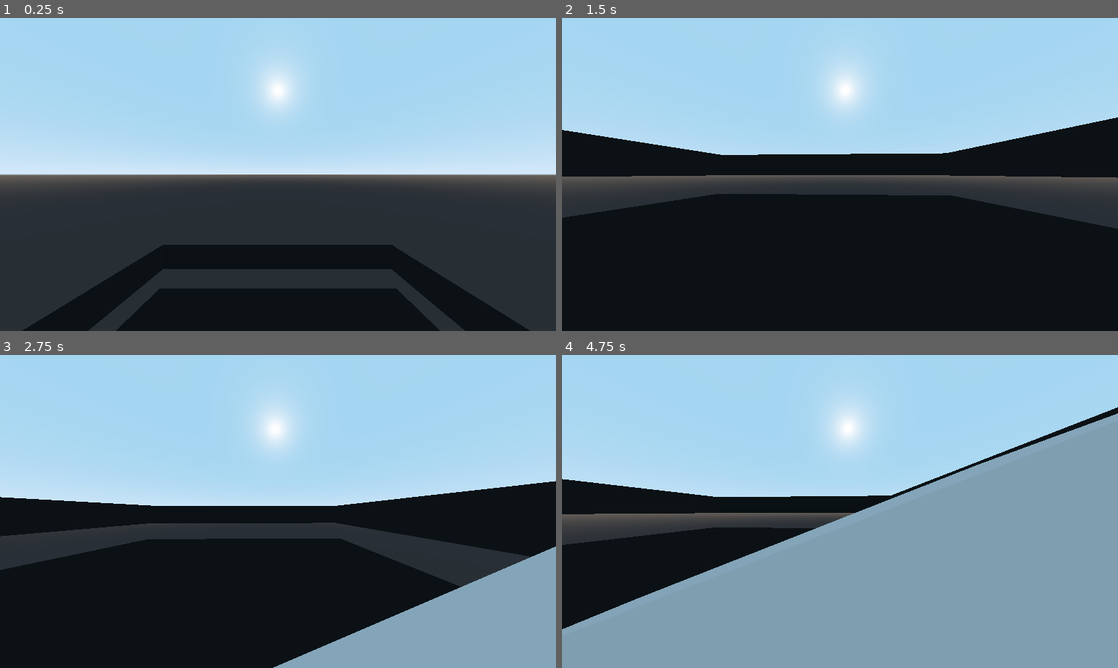
Above: before the commit, frames 1-4 (two rows, left to right).
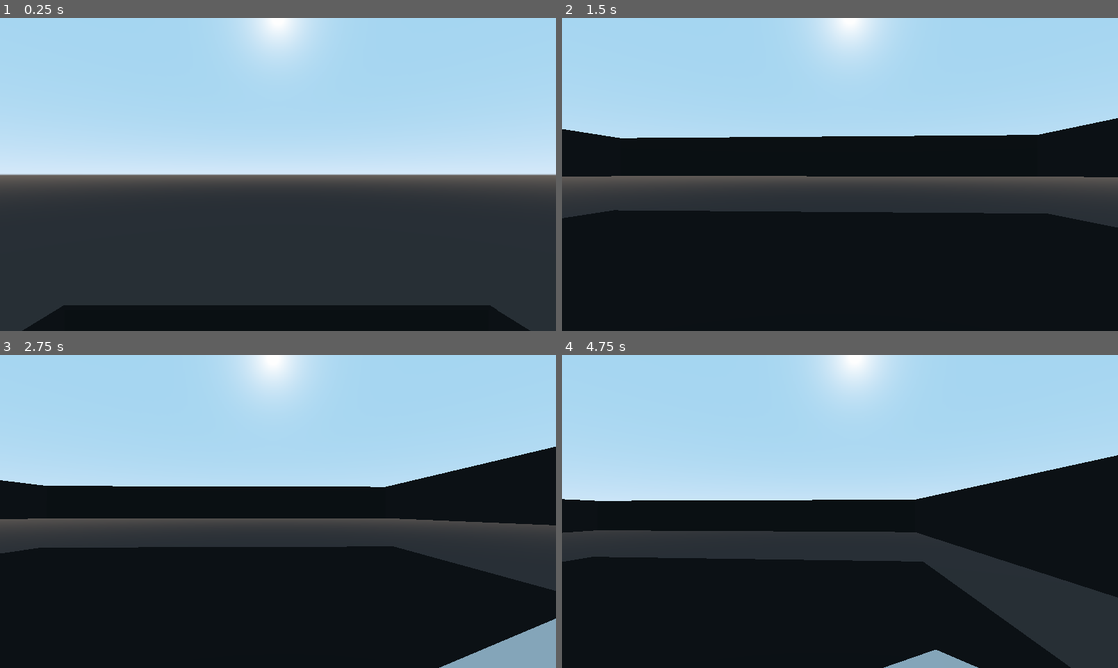
Above: after the commit, the same moments.

Repository: bronygamedev/firstponyshooter
Game: Godot game, scene res://Scenes/testing grounds.tscn
Same seed, same stepped clock (60 frames per second), same inputs: the game is played once before the commit and once after it.
Inputs (mouse positions are in pixels of both pictures, inside the frame that each line leads up to):
- Up to frame 1 (0.25 s): no input
- Up to frame 2 (1.5 s): tap Enter at 0.5 s; move the mouse to (867, 174) at 0.52 s; hold D (move_right) 0.53-1.28 s; tap Space (jump) at 0.6, 0.77, 1.07 s; move the mouse to (812, 174) at 1.27 s; hold S (move_backward) from 1.28 s (still down); tap W (move_foward) at 1.35 s
- Up to frame 3 (2.75 s): tap Space (jump) at 1.52, 1.55, 1.82, 2.1 s; move the mouse to (289, 505) at 2.02 s; release S (move_backward) at 2.03 s; hold D (move_right) from 2.03 s (still down)
- Up to frame 4 (4.75 s): move the mouse to (834, 517) at 2.77 s; tap W (move_foward) at 2.85, 4.35 s; tap Space (jump) at 3.02, 3.05, 3.32, 3.6, 3.77, 4.07, 4.52, 4.55 s; move the mouse to (878, 514) at 3.52 s; release D (move_right) at 3.53 s; hold A (move_left) from 3.53 s (still down); move the mouse to (795, 508) at 4.27 s

The runs differ from the first frame. In frame 1, 11% of the frame differs, in the area x 11-90%, y 0-100%; in frame 2, 8.7%; in frame 3, 23%; in frame 4, 56%, in the area x 0-100%, y 0-100%.

Commit message:
added controller suport

Diff:
--- a/client/Scenes/Player.tscn
+++ b/client/Scenes/Player.tscn
@@ -30,7 +30,6 @@
 
 [node name="Camera" type="Camera" parent="Head"]
 current = true
-fov = 105.0
 
 [node name="GroundCheck" type="RayCast" parent="."]
 transform = Transform( 1, 0, 0, 0, 1, 0, 0, 0, 1, 0, -2, 0 )
--- a/client/Scenes/testing grounds.tscn
+++ b/client/Scenes/testing grounds.tscn
@@ -84,11 +84,11 @@
 [node name="ramps" type="StaticBody" parent="Floor"]
 
 [node name="MeshInstance" type="MeshInstance" parent="Floor/ramps"]
-transform = Transform( 11.3064, 0, 0, 0, 2.23557, 0, 0, 0, 1.36154, 16.0384, 3.45462, 3.95226 )
+transform = Transform( 11.3064, 0, 0, 0, 2.23557, 0, 0, 0, 1.36154, 16.0384, 2.18822, 3.95226 )
 mesh = SubResource( 7 )
 
 [node name="CollisionShape" type="CollisionShape" parent="Floor/ramps"]
-transform = Transform( 11.3064, 0, 0, 0, 2.23557, 0, 0, 0, 1.36154, 16.0384, 3.45462, 3.95226 )
+transform = Transform( 11.3064, 0, 0, 0, 2.23557, 0, 0, 0, 1.36154, 16.0384, 2.18822, 3.95226 )
 shape = SubResource( 8 )
 
 [node name="Player" parent="." instance=ExtResource( 1 )]
--- a/client/Scripts/Player.gd
+++ b/client/Scripts/Player.gd
@@ -1,14 +1,17 @@
 extends KinematicBody
 
-var speed = 10
-var h_acceleration = 6
-var gravity = 20
-var jump = 10
-var Full_contact = false
-var air_acceleration = 1
-var normal_acceleration = 6
+var speed:float = 10
+var h_acceleration:float = 6
+var gravity:float = 20
+var jump:float = 10
+var air_acceleration:float = 1
+var normal_acceleration:float = 6
 
-export(float , 0.01, 1) var mouse_sencitivity = 0.05
+var full_contact:bool = false
+
+export(float , 0.01, 1) var mouse_sensitivity = 0.05
+export(float , 0.01, 10) var gamepad_sensitivity = 1.5
+export(float , 0.01, 1) var joystick_deadzone = 0.5
 
 var direction:Vector3
 var h_velocity:Vector3
@@ -20,34 +23,35 @@
 
 func _ready():
 	Input.set_mouse_mode(Input.MOUSE_MODE_CAPTURED)
+
 func _input(event):
 
 	if event is InputEventMouseMotion:
-		rotate_y(deg2rad(-event.relative.x * mouse_sencitivity))
-		head.rotate_x(deg2rad(-event.relative.y * mouse_sencitivity))
+		rotate_y(deg2rad(-event.relative.x * mouse_sensitivity))
+		head.rotate_x(deg2rad(-event.relative.y * mouse_sensitivity))
 		head.rotation.x = clamp(head.rotation.x, deg2rad(-89),deg2rad(89))
-
-	if event is InputEventKey:
-		print(is_on_floor())
 
 func _physics_process(delta):
 
 	direction = Vector3()
+	gamepad_handler()
 
 	if ground_check.is_colliding():
-		Full_contact = true
+		full_contact = true
 	else:
-		Full_contact = false
+		full_contact = false
+
 	if not is_on_floor():
 		gravity_vec += Vector3.DOWN * gravity * delta
 		h_acceleration = air_acceleration
-	elif is_on_floor() and Full_contact:
+	elif is_on_floor() and full_contact:
 		gravity_vec = -get_floor_normal() * gravity
 		h_acceleration = normal_acceleration
 	else:
 		gravity_vec = -get_floor_normal()
 		h_acceleration = normal_acceleration
 
+	# movement
 	if Input.is_action_just_pressed("jump") and (is_on_floor() or ground_check.is_colliding()):
 			gravity_vec = Vector3.UP * jump
 
@@ -68,3 +72,11 @@
 	movment.y = gravity_vec.y
 
 	move_and_slide(movment, Vector3.UP)
+
+func gamepad_handler():
+	var _leftstick = Input.get_vector("joystick_Lstick_right","joystick_Lstick_left","joystick_Lstick_down","joystick_Lstick_up", joystick_deadzone)
+	var rightstick = Input.get_vector("joystick_Rstick_right","joystick_Rstick_left","joystick_Rstick_down","joystick_Rstick_up", joystick_deadzone)
+	if rightstick != Vector2.ZERO:
+		rotate_y(deg2rad(rightstick.x * gamepad_sensitivity))
+		head.rotate_x(deg2rad(rightstick.y * gamepad_sensitivity))
+		head.rotation.x = clamp(head.rotation.x, deg2rad(-89),deg2rad(89))
--- a/client/project.godot
+++ b/client/project.godot
@@ -30,26 +30,71 @@
 move_foward={
 "deadzone": 0.5,
 "events": [ Object(InputEventKey,"resource_local_to_scene":false,"resource_name":"","device":0,"alt":false,"shift":false,"control":false,"meta":false,"command":false,"pressed":false,"scancode":87,"physical_scancode":0,"unicode":0,"echo":false,"script":null)
+, Object(InputEventJoypadMotion,"resource_local_to_scene":false,"resource_name":"","device":0,"axis":1,"axis_value":-1.0,"script":null)
  ]
 }
 move_backward={
 "deadzone": 0.5,
 "events": [ Object(InputEventKey,"resource_local_to_scene":false,"resource_name":"","device":0,"alt":false,"shift":false,"control":false,"meta":false,"command":false,"pressed":false,"scancode":83,"physical_scancode":0,"unicode":0,"echo":false,"script":null)
+, Object(InputEventJoypadMotion,"resource_local_to_scene":false,"resource_name":"","device":0,"axis":1,"axis_value":1.0,"script":null)
  ]
 }
 move_left={
 "deadzone": 0.5,
 "events": [ Object(InputEventKey,"resource_local_to_scene":false,"resource_name":"","device":0,"alt":false,"shift":false,"control":false,"meta":false,"command":false,"pressed":false,"scancode":65,"physical_scancode":0,"unicode":0,"echo":false,"script":null)
+, Object(InputEventJoypadMotion,"resource_local_to_scene":false,"resource_name":"","device":0,"axis":0,"axis_value":-1.0,"script":null)
  ]
 }
 move_right={
 "deadzone": 0.5,
 "events": [ Object(InputEventKey,"resource_local_to_scene":false,"resource_name":"","device":0,"alt":false,"shift":false,"control":false,"meta":false,"command":false,"pressed":false,"scancode":68,"physical_scancode":0,"unicode":0,"echo":false,"script":null)
+, Object(InputEventJoypadMotion,"resource_local_to_scene":false,"resource_name":"","device":0,"axis":0,"axis_value":1.0,"script":null)
  ]
 }
 jump={
 "deadzone": 0.5,
 "events": [ Object(InputEventKey,"resource_local_to_scene":false,"resource_name":"","device":0,"alt":false,"shift":false,"control":false,"meta":false,"command":false,"pressed":false,"scancode":32,"physical_scancode":0,"unicode":0,"echo":false,"script":null)
+, Object(InputEventJoypadButton,"resource_local_to_scene":false,"resource_name":"","device":0,"button_index":0,"pressure":0.0,"pressed":false,"script":null)
+ ]
+}
+joystick_Lstick_left={
+"deadzone": 0.5,
+"events": [ Object(InputEventJoypadMotion,"resource_local_to_scene":false,"resource_name":"","device":0,"axis":0,"axis_value":-1.0,"script":null)
+ ]
+}
+joystick_Lstick_right={
+"deadzone": 0.5,
+"events": [ Object(InputEventJoypadMotion,"resource_local_to_scene":false,"resource_name":"","device":0,"axis":0,"axis_value":1.0,"script":null)
+ ]
+}
+joystick_Lstick_up={
+"deadzone": 0.5,
+"events": [ Object(InputEventJoypadMotion,"resource_local_to_scene":false,"resource_name":"","device":0,"axis":1,"axis_value":-1.0,"script":null)
+ ]
+}
+joystick_Lstick_down={
+"deadzone": 0.5,
+"events": [ Object(InputEventJoypadMotion,"resource_local_to_scene":false,"resource_name":"","device":0,"axis":1,"axis_value":1.0,"script":null)
+ ]
+}
+joystick_Rstick_left={
+"deadzone": 0.5,
+"events": [ Object(InputEventJoypadMotion,"resource_local_to_scene":false,"resource_name":"","device":0,"axis":3,"axis_value":-1.0,"script":null)
+ ]
+}
+joystick_Rstick_right={
+"deadzone": 0.5,
+"events": [ Object(InputEventJoypadMotion,"resource_local_to_scene":false,"resource_name":"","device":0,"axis":3,"axis_value":1.0,"script":null)
+ ]
+}
+joystick_Rstick_up={
+"deadzone": 0.5,
+"events": [ Object(InputEventJoypadMotion,"resource_local_to_scene":false,"resource_name":"","device":0,"axis":4,"axis_value":-1.0,"script":null)
+ ]
+}
+joystick_Rstick_down={
+"deadzone": 0.5,
+"events": [ Object(InputEventJoypadMotion,"resource_local_to_scene":false,"resource_name":"","device":0,"axis":4,"axis_value":1.0,"script":null)
  ]
 }
 
Not shown, changed: CONTRIBUTING.md
